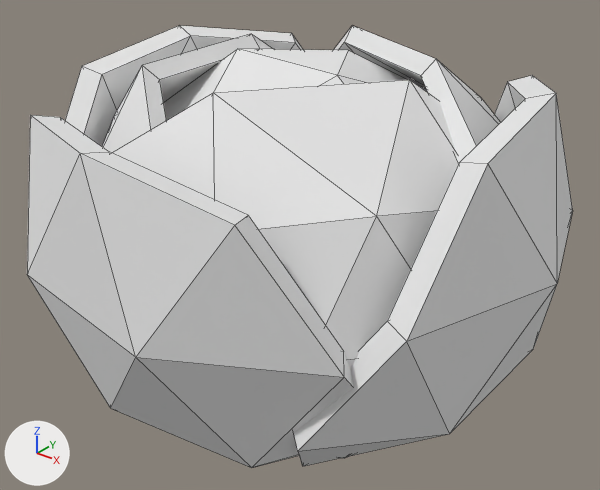
Renders of the FBX model Assets/Plugins/LowPolyFarmLite/Models/Cabbage_01.fbx from each side of a commit.
Both versions are drawn from a 50 mm lens placed at (0.465, -0.583, 0.513), pointed at (0.014, -0.019, 0.164). The axes (+X, +Y, +Z) are drawn at lower left. The lights are the same throughout. Mesh edges are drawn as thin lines. Where no turn or scale is listed for an object, it has been applied to the vertices.

The first picture shows 'Cabbage_01'.
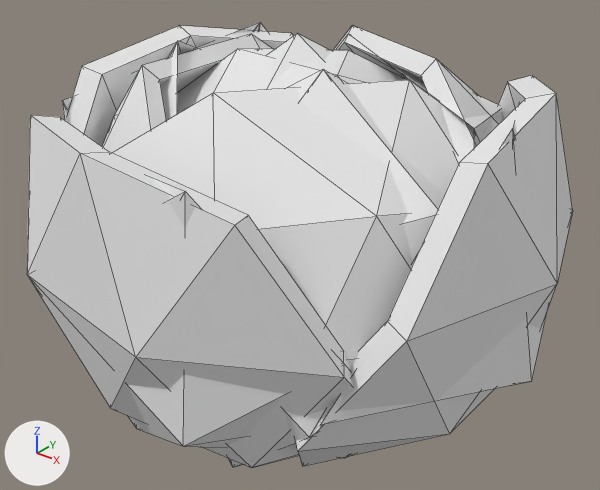
Where the newer file only moved an object's origin or applied its transform, the numbers keep the older frame.

What differs and where, as boxes (x1, y1, x2, y2) in the pictures (600 x 490 px):
'Cabbage_01_LOD1', added
    after: (62, 22, 547, 467)

The change in detail:
Mesh me_icosphere_021 is new.
It has 98 vertices, 168 faces and spans x -0.242..0.266, y -0.25..0.23, z -0.012..0.357.
It uses material mat_farm_mat_01 (its picture is missing).
Object 'Cabbage_01_LOD1' (ob_cabbage_01_lod1) is new; it shows me_icosphere_021.
Its location is (0.0, 0.0, 0.0).
